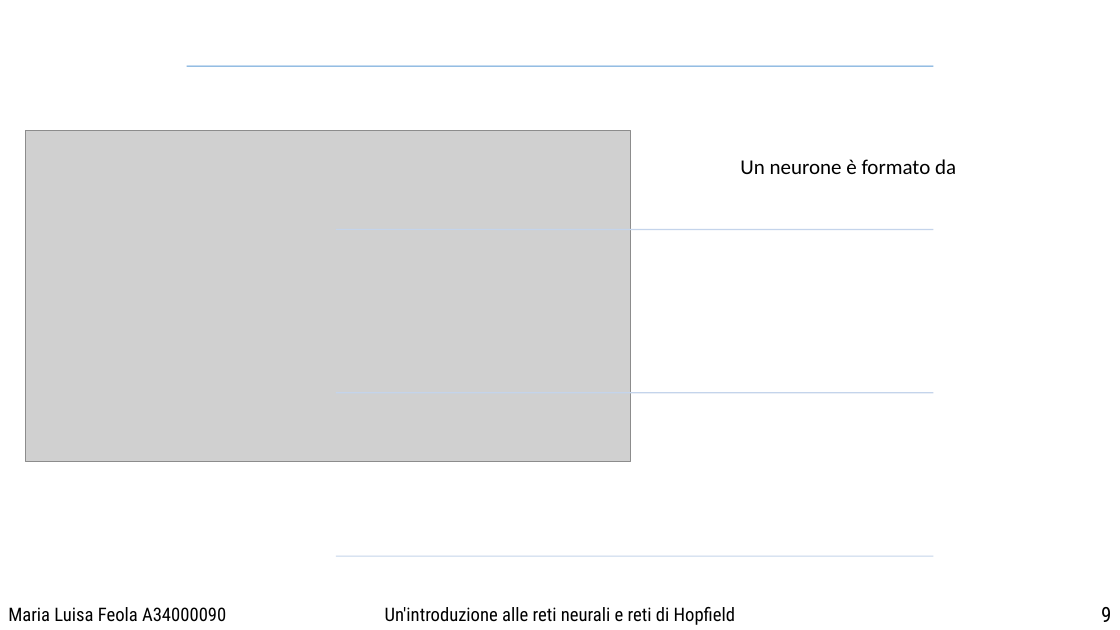
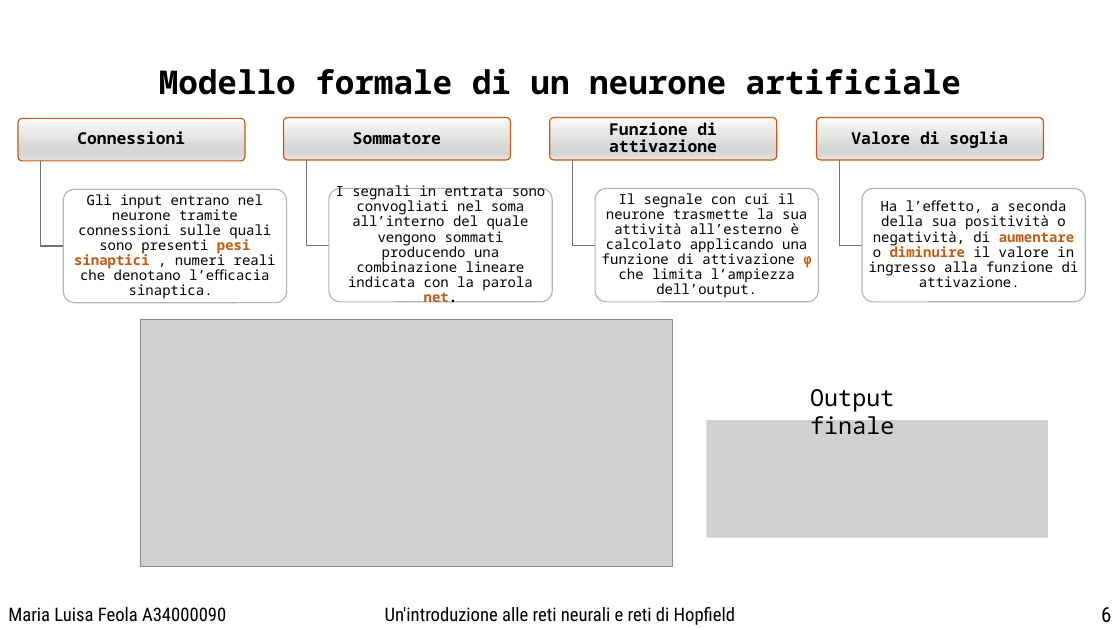
Before and after one commit to Misalf/tesi-nuovo, a slide deck: slide 6 of POWER POINT/PresentazionePowerPoint.pptx. Drawn at 1120x630 pixels with LibreOffice and Linux fonts; fonts in the diff are those of the drawing; grey boxes stand for pictures; background and template pictures are left out. Boxes give left, top, right and bottom in pixels: in the first picture for what was removed or moved away, otherwise in the second. Text is boxed around its words. In the diff, an @@ line names an element or a change of style, - is before the commit and + after.

```diff
--- a/POWER POINT/PresentazionePowerPoint.pptx
+++ b/POWER POINT/PresentazionePowerPoint.pptx
@@ text added at <box>159,68,961,95</box>, 28 pt, text #000000, bold @@
+Modello formale di un neurone artificiale
@@ picture removed at <box>25,130,631,462</box> @@
@@ text removed at <box>740,159,956,174</box> @@
-Un neurone è formato da
@@ group added at <box>18,118,1086,303</box>: 8 rounded rectangles, 8 texts, 4 freeform shapes @@
+Connessioni
+Gli input entrano nel neurone tramite connessioni sulle quali sono presenti pesi sinaptici , numeri reali che denotano l’eﬃcacia sinaptica.
+Sommatore
+I segnali in entrata sono convogliati nel soma all’interno del quale vengono sommati producendo una combinazione lineare indicata con la parola net.
+Funzione di attivazione
+Il segnale con cui il neurone trasmette la sua attività all’esterno è calcolato applicando una funzione di attivazione φ che limita l’ampiezza dell’output.
+Valore di soglia
+Ha l’eﬀetto, a seconda della sua positività o negatività, di aumentare o diminuire il valore in ingresso alla funzione di attivazione.
@@ picture added at <box>140,319,673,567</box> @@
@@ text added at <box>810,389,894,435</box>, 20 pt, text #000000 @@
+Output finale
@@ picture added at <box>707,420,1048,538</box> @@
@@ group removed at <box>187,66,933,556</box>: 4 lines @@
@@ text at <box>1101,607,1111,623</box>: text changed @@
-9
+6
```
Also in this commit, not shown: 4 other slides changed, 2 slides added, 19 other files.
